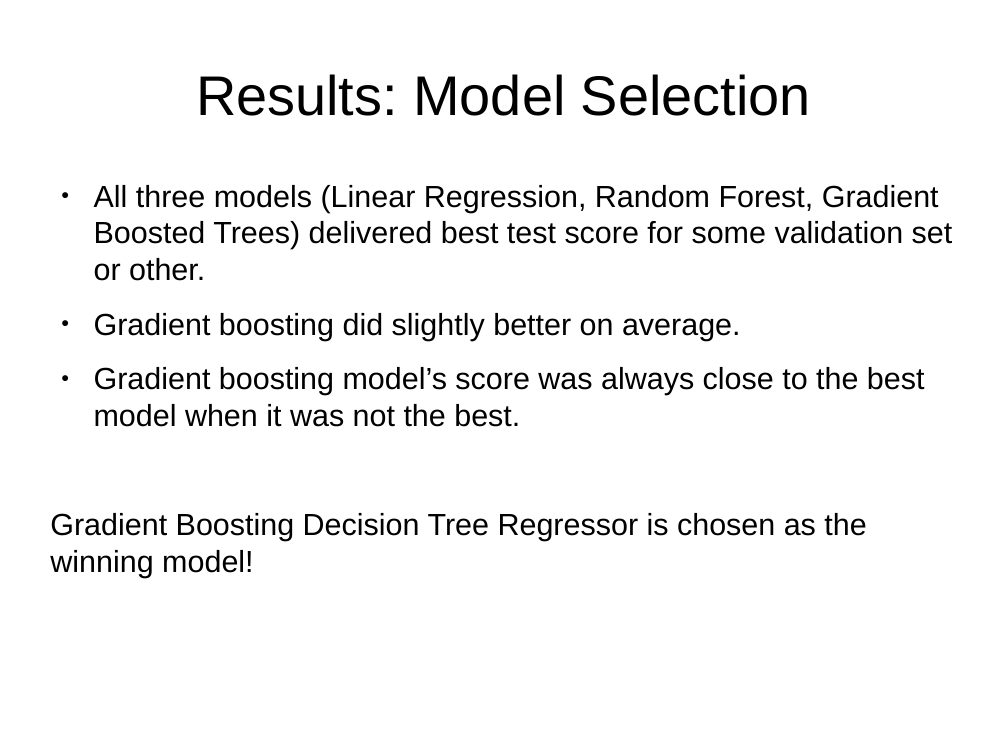
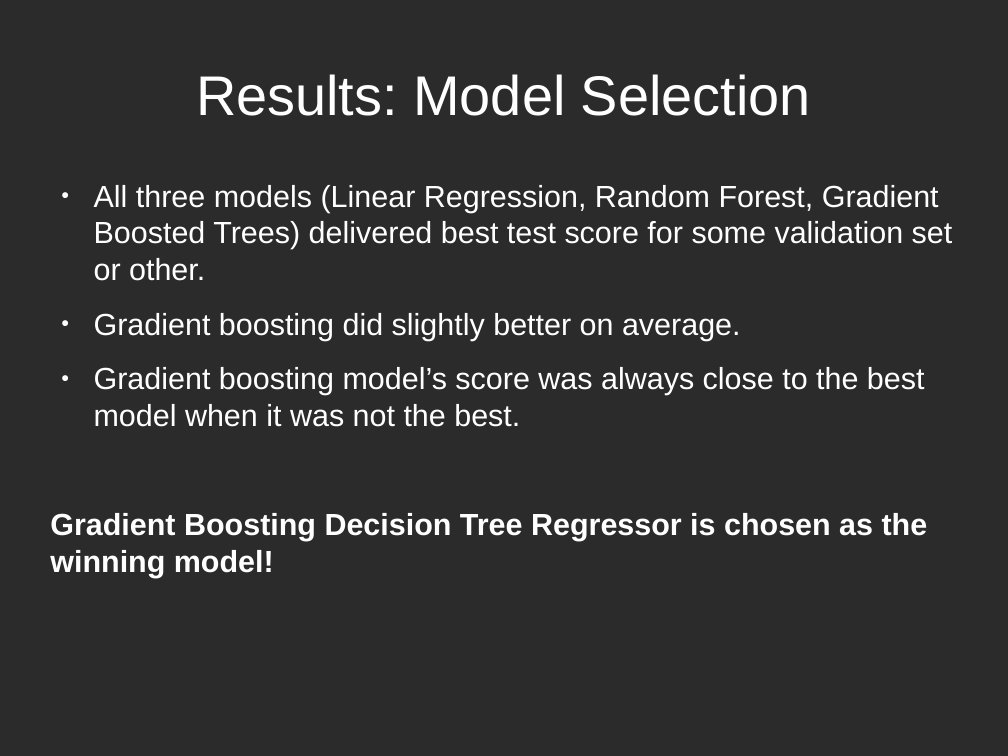
Before and after one commit to prantik-ghosh/bowling_performance_predictor_in_test_cricket, a slide deck: slide 10 of prantik_presentation_outline.odp. Drawn at 1008x756 pixels with LibreOffice and Linux fonts; fonts in the diff are those of the drawing; background and template pictures are left out; a plain dark background stands for a picture behind light text. Boxes give left, top, right and bottom in pixels: in the first picture for what was removed or moved away, otherwise in the second. Text is boxed around its words. In the diff, an @@ line names an element or a change of style, - is before the commit and + after.

```diff
--- a/prantik_presentation_outline.odp
+++ b/prantik_presentation_outline.odp
@@ background #FFFFFF to picture (left out) @@
@@ title "Results: Model Selection" at box(196, 74, 811, 116): text colour #000000 to #FFFFFF @@
@@ text "All three models (Linear Regression, ..." at box(50, 185, 953, 577): text colour #000000 to #FFFFFF; bold on in "Gradient Boosting Decision Tree Regressor is chosen ..."; bullet colour #000000 to #FFFFFF @@
```
Also in this commit, not shown: 11 other slides changed, 2 slides added, 3 slides removed, 3 other files.
